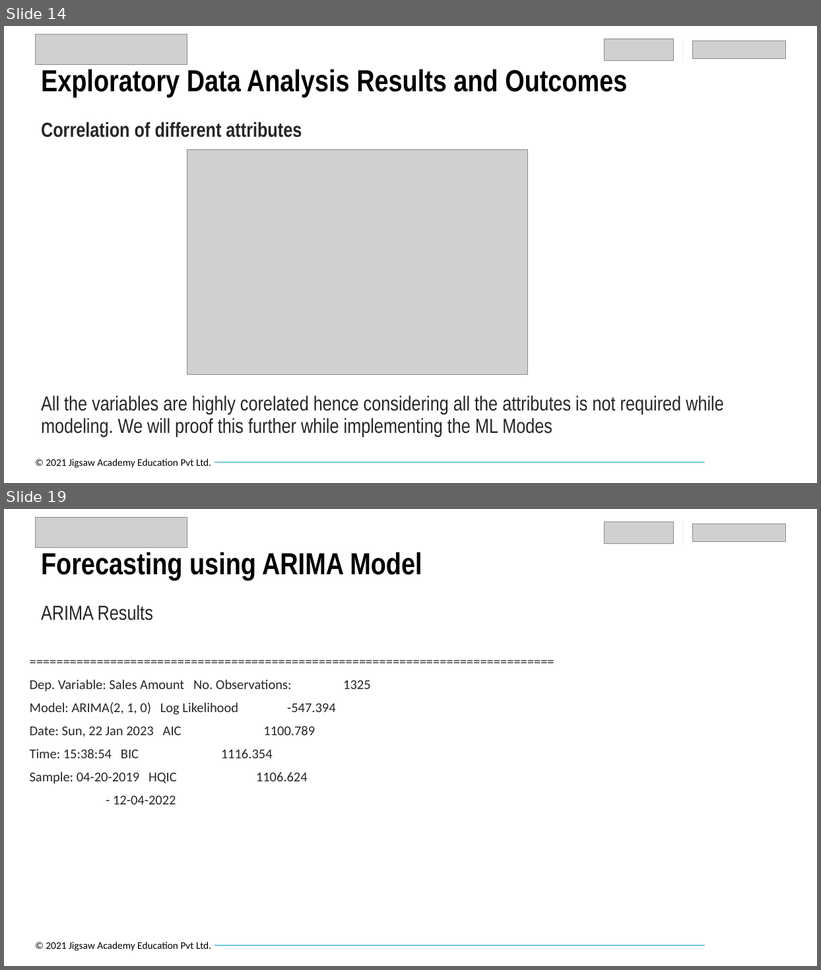
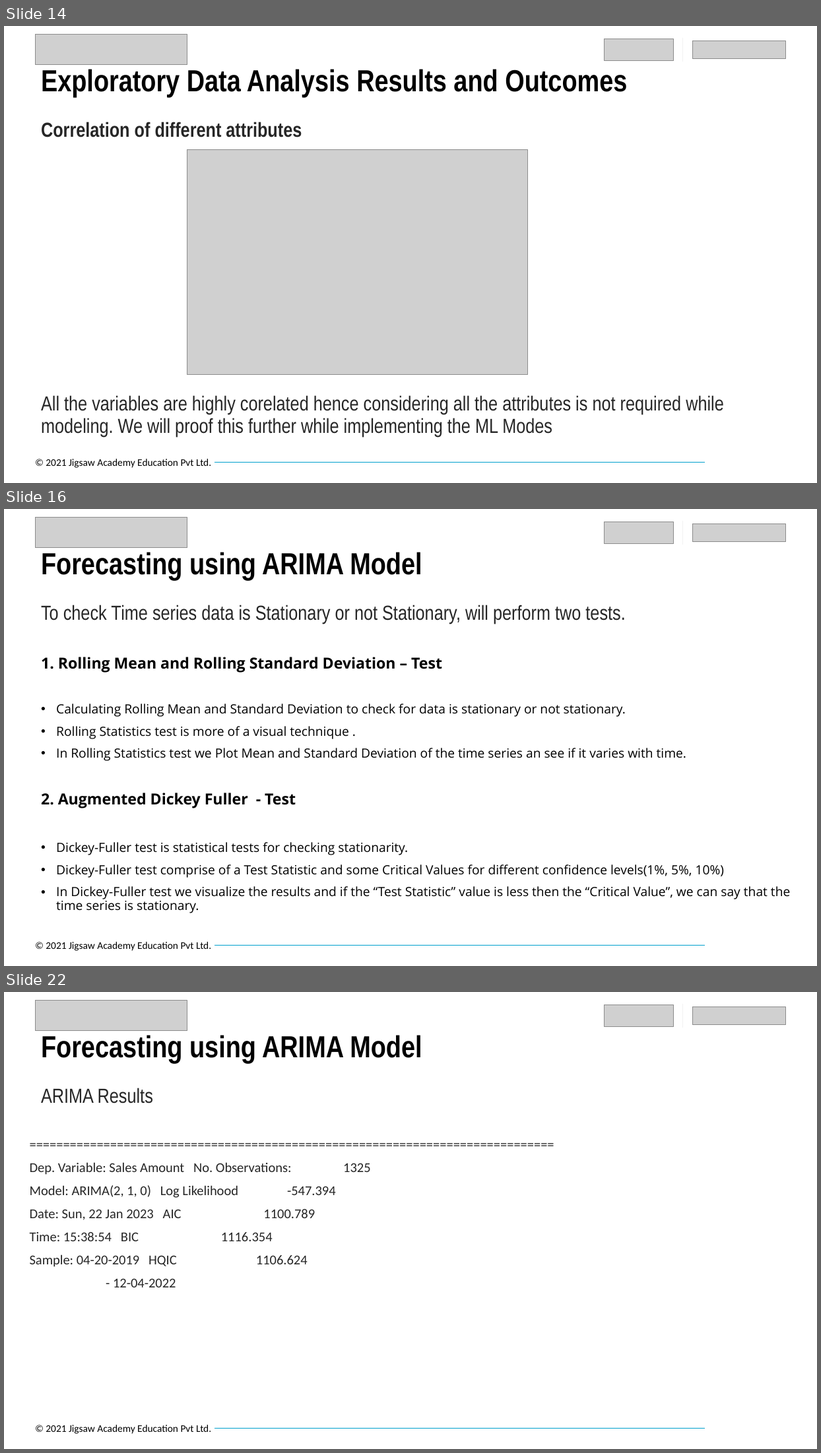
Before and after one commit to priyamgupta281/IPBA_BYOP, a slide deck: Final_PPT_Code/Retail_Revenue_Forecasting_Group_K.pptx. Shown one above the other, each under a label of ours: slides 14 and 19 before the commit, slides 14, 16 and 22 after it; the slides between them are not shown. The pictures are 821x970 and 821x1453 pixels, drawn with LibreOffice and Linux fonts; fonts in the diff are those of the drawing; grey boxes stand for pictures; background and template pictures are left out. Boxes give left, top, right and bottom in pixels: in the first picture for what was removed or moved away, otherwise in the second. Text is boxed around its words. In the diff, an @@ line names an element or a change of style, - is before the commit and + after.

Commit message:
Modified the file with additional info on ARIMA Model.

```diff
--- a/Final_PPT_Code/Retail_Revenue_Forecasting_Group_K.pptx
+++ b/Final_PPT_Code/Retail_Revenue_Forecasting_Group_K.pptx
@@ slide 16 added at bbox=[4, 509, 817, 966], background #FFFFFF; not listed: 2 template elements that a slide beside it also shows @@
@@ picture added at bbox=[35, 518, 187, 548] @@
@@ picture added at bbox=[605, 522, 674, 543] @@
@@ line added from (683, 521) to (683, 545), #F2F2F2 0.5 pt @@
@@ picture added at bbox=[693, 524, 787, 542] @@
@@ title added at bbox=[41, 552, 422, 580], 36 pt, text #000000, bold @@
+Forecasting using ARIMA Model
@@ text added at bbox=[41, 605, 625, 625], 24 pt, text #262626 @@
+To check Time series data is Stationary or not Stationary, will perform two tests.
@@ text added at bbox=[41, 657, 790, 914], 15 pt, text #000000 @@
+1. Rolling Mean and Rolling Standard Deviation – Test
+• Calculating Rolling Mean and Standard Deviation to check for data is stationary or not stationary.
+• Rolling Statistics test is more of a visual technique .
+• In Rolling Statistics test we Plot Mean and Standard Deviation of the time series an see if it varies with time.
+2. Augmented Dickey Fuller - Test
+• Dickey-Fuller test is statistical tests for checking stationarity.
+• Dickey-Fuller test comprise of a Test Statistic and some Critical Values for different confidence levels(1%, 5%, 10%)
+• In Dickey-Fuller test we visualize the results and if the “Test Statistic” value is less then the “Critical Value”, we can say that the time series is stationary.
@@ what was slide 19 is now slide 22 @@
```
Also in this commit, not shown: 5 slides changed, 3 other slides added.
